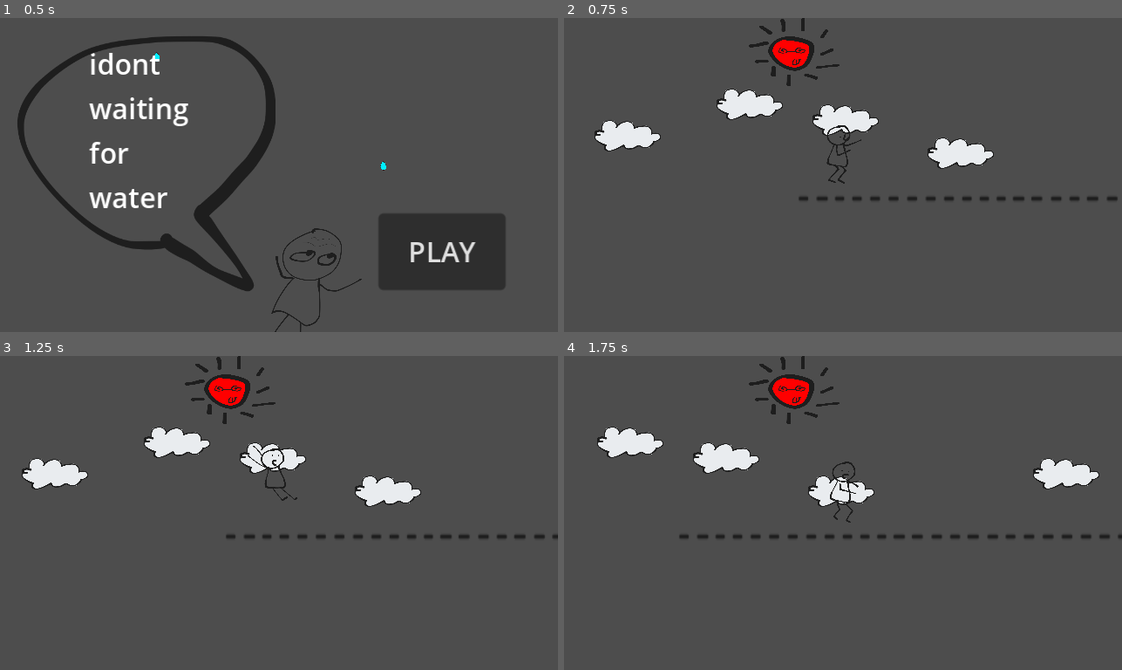
Above: before the commit, frames 1-4 (two rows, left to right).
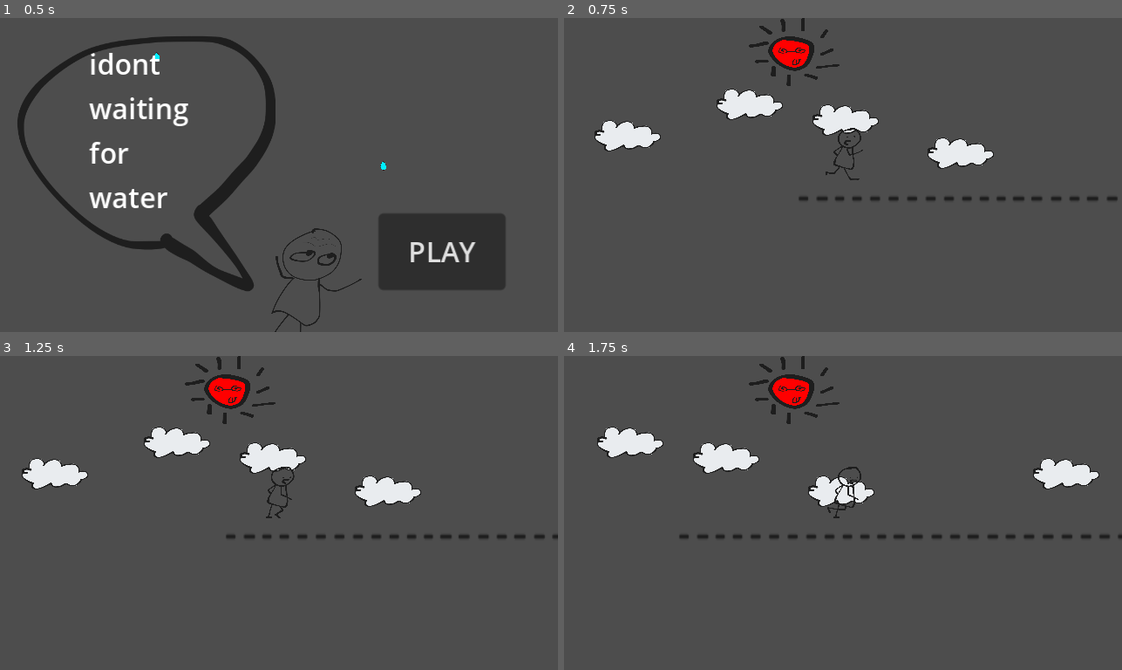
Above: after the commit, the same moments.

Repository: icehongssii/idontwaitingforwater
Game: Godot game, scene res://main.tscn
Two runs of this game, one before a commit and one after it. Both use one fixed random seed, a clock stepped at 60 frames per second and the inputs below.
Inputs:
- Up to frame 1 (0.5 s): no input
- Up to frame 2 (0.75 s): click "PLAY" at 0.5 s
- Up to frame 3 (1.25 s): no input
- Up to frame 4 (1.75 s): tap Enter (ui_accept) at 1.25, 1.52 s; hold Right (ui_right) from 1.28 s (still down)

Frame 1 is identical in both runs. In frame 2, 0.3% of the frame differs, in the area x 46-54%, y 34-53%; in frame 3, 0.3%; in frame 4, 0.3%.

Commit message:
IDWFW-17 Fall 스프라이트 추가

Diff:
--- a/player.tscn
+++ b/player.tscn
@@ -1,14 +1,13 @@
-[gd_scene load_steps=15 format=3 uid="uid://1ru86tiurtxq"]
+[gd_scene load_steps=17 format=3 uid="uid://1ru86tiurtxq"]
 
 [ext_resource type="Script" path="res://player.gd" id="1_r64pk"]
 [ext_resource type="Texture2D" uid="uid://dvg54bqx7drle" path="res://art/player/run/player-run1.excalidraw.svg" id="1_sakkq"]
 [ext_resource type="Texture2D" uid="uid://8ng7odb5yhtl" path="res://art/player/run/player-run2.excalidraw.svg" id="2_ylqup"]
 [ext_resource type="Texture2D" uid="uid://j6oskwq5gsxk" path="res://art/player/run/player-run3.excalidraw.svg" id="3_o8gf2"]
 [ext_resource type="Texture2D" uid="uid://crrw5hc32s5hd" path="res://art/player/run/player-run4.svg" id="4_5u4x6"]
-[ext_resource type="Texture2D" uid="uid://b2wcjuoinfkxi" path="res://art/player/jump/player-jump1.excalidraw.svg" id="6_lucyg"]
-[ext_resource type="Texture2D" uid="uid://c0gojh7wo3k88" path="res://art/player/jump/player-jump2.excalidraw.svg" id="7_3vua2"]
+[ext_resource type="Texture2D" uid="uid://p8mw8kvh00jk" path="res://art/player/fall/player-jump4.excalidraw.svg" id="6_rq8ac"]
+[ext_resource type="Texture2D" uid="uid://b2wcjuoinfkxi" path="res://art/player/player-jump1.excalidraw.svg" id="7_jrsve"]
 [ext_resource type="Texture2D" uid="uid://hy1f5jh0ku14" path="res://art/player/jump/player-jump3.excalidraw.svg" id="8_p7s11"]
-[ext_resource type="Texture2D" uid="uid://p8mw8kvh00jk" path="res://art/player/jump/player-jump4.excalidraw.svg" id="9_lwf0u"]
 
 [sub_resource type="CapsuleShape2D" id="CapsuleShape2D_cvjo8"]
 radius = 157.0
@@ -31,20 +30,25 @@
 }],
 "loop": true,
 "name": &"default",
+"speed": 4.0
+}, {
+"frames": [{
+"duration": 1.0,
+"texture": ExtResource("6_rq8ac")
+}, {
+"duration": 1.0,
+"texture": ExtResource("7_jrsve")
+}],
+"loop": true,
+"name": &"fall",
 "speed": 5.0
 }, {
 "frames": [{
 "duration": 1.0,
-"texture": ExtResource("6_lucyg")
-}, {
-"duration": 1.0,
-"texture": ExtResource("7_3vua2")
+"texture": ExtResource("6_rq8ac")
 }, {
 "duration": 1.0,
 "texture": ExtResource("8_p7s11")
-}, {
-"duration": 1.0,
-"texture": ExtResource("9_lwf0u")
 }],
 "loop": true,
 "name": &"jump",
@@ -62,6 +66,89 @@
 tracks/0/interp = 1
 tracks/0/loop_wrap = true
 tracks/0/keys = {
+"times": PackedFloat32Array(0),
+"transitions": PackedFloat32Array(1),
+"update": 1,
+"values": [&"default"]
+}
+tracks/1/type = "value"
+tracks/1/imported = false
+tracks/1/enabled = true
+tracks/1/path = NodePath("AnimatedSprite2D:frame")
+tracks/1/interp = 1
+tracks/1/loop_wrap = true
+tracks/1/keys = {
+"times": PackedFloat32Array(0, 0.1, 0.2, 0.3),
+"transitions": PackedFloat32Array(1, 1, 1, 1),
+"update": 1,
+"values": [0, 1, 2, 3]
+}
+
+[sub_resource type="Animation" id="Animation_vtymf"]
+length = 0.001
+tracks/0/type = "value"
+tracks/0/imported = false
+tracks/0/enabled = true
+tracks/0/path = NodePath("AnimatedSprite2D:animation")
+tracks/0/interp = 1
+tracks/0/loop_wrap = true
+tracks/0/keys = {
+"times": PackedFloat32Array(0),
+"transitions": PackedFloat32Array(1),
+"update": 1,
+"values": [&"jump"]
+}
+tracks/1/type = "value"
+tracks/1/imported = false
+tracks/1/enabled = true
+tracks/1/path = NodePath("AnimatedSprite2D:frame")
+tracks/1/interp = 1
+tracks/1/loop_wrap = true
+tracks/1/keys = {
+"times": PackedFloat32Array(0),
+"transitions": PackedFloat32Array(1),
+"update": 1,
+"values": [1]
+}
+
+[sub_resource type="Animation" id="Animation_c56hj"]
+resource_name = "Jump"
+loop_mode = 1
+step = 0.3
+tracks/0/type = "value"
+tracks/0/imported = false
+tracks/0/enabled = true
+tracks/0/path = NodePath("AnimatedSprite2D:animation")
+tracks/0/interp = 1
+tracks/0/loop_wrap = true
+tracks/0/keys = {
+"times": PackedFloat32Array(0),
+"transitions": PackedFloat32Array(1),
+"update": 1,
+"values": [&"jump"]
+}
+tracks/1/type = "value"
+tracks/1/imported = false
+tracks/1/enabled = true
+tracks/1/path = NodePath("AnimatedSprite2D:frame")
+tracks/1/interp = 1
+tracks/1/loop_wrap = true
+tracks/1/keys = {
+"times": PackedFloat32Array(0, 0.1, 0.2, 0.3),
+"transitions": PackedFloat32Array(1, 1, 1, 1),
+"update": 1,
+"values": [0, 1, 2, 3]
+}
+
+[sub_resource type="Animation" id="Animation_m2pm0"]
+resource_name = "new_animation"
+tracks/0/type = "value"
+tracks/0/imported = false
+tracks/0/enabled = true
+tracks/0/path = NodePath("AnimatedSprite2D:animation")
+tracks/0/interp = 1
+tracks/0/loop_wrap = true
+tracks/0/keys = {
 "times": PackedFloat32Array(),
 "transitions": PackedFloat32Array(),
 "update": 1,
@@ -74,19 +161,46 @@
 tracks/1/interp = 1
 tracks/1/loop_wrap = true
 tracks/1/keys = {
-"times": PackedFloat32Array(0, 0.1, 0.2, 0.3),
-"transitions": PackedFloat32Array(1, 1, 1, 1),
-"update": 1,
-"values": [0, 1, 2, 3]
-}
-
-[sub_resource type="Animation" id="Animation_c56hj"]
-resource_name = "new_animation"
+"times": PackedFloat32Array(),
+"transitions": PackedFloat32Array(),
+"update": 1,
+"values": []
+}
+
+[sub_resource type="Animation" id="Animation_g1dsi"]
+resource_name = "Fall"
+tracks/0/type = "value"
+tracks/0/imported = false
+tracks/0/enabled = true
+tracks/0/path = NodePath("AnimatedSprite2D:animation")
+tracks/0/interp = 1
+tracks/0/loop_wrap = true
+tracks/0/keys = {
+"times": PackedFloat32Array(0),
+"transitions": PackedFloat32Array(1),
+"update": 1,
+"values": [&"fall"]
+}
+tracks/1/type = "value"
+tracks/1/imported = false
+tracks/1/enabled = true
+tracks/1/path = NodePath("AnimatedSprite2D:frame")
+tracks/1/interp = 1
+tracks/1/loop_wrap = true
+tracks/1/keys = {
+"times": PackedFloat32Array(0, 0.1),
+"transitions": PackedFloat32Array(1, 1),
+"update": 1,
+"values": [0, 1]
+}
 
 [sub_resource type="AnimationLibrary" id="AnimationLibrary_20xsn"]
 _data = {
+"Fall": SubResource("Animation_g1dsi"),
 "Idle": SubResource("Animation_7o85h"),
-"new_animation": SubResource("Animation_c56hj")
+"Jump": SubResource("Animation_c56hj"),
+"RESET": SubResource("Animation_vtymf"),
+"new_animation": SubResource("Animation_m2pm0")
 }
 
 [node name="Player" type="CharacterBody2D"]
@@ -94,14 +208,14 @@
 script = ExtResource("1_r64pk")
 
 [node name="CollisionShape2D" type="CollisionShape2D" parent="."]
-position = Vector2(-2, -243)
+position = Vector2(-10.6667, -449.333)
 shape = SubResource("CapsuleShape2D_cvjo8")
 
 [node name="AnimatedSprite2D" type="AnimatedSprite2D" parent="."]
 position = Vector2(10, -373.333)
 sprite_frames = SubResource("SpriteFrames_c8tj6")
 animation = &"jump"
-frame_progress = 0.569175
+frame = 1
 
 [node name="Camera2D" type="Camera2D" parent="."]
 position = Vector2(-5, -86)
@@ -110,4 +224,4 @@
 libraries = {
 "": SubResource("AnimationLibrary_20xsn")
 }
-autoplay = "new_animation"
+autoplay = "Idle"
Renamed: art/player/jump/player-jump4.excalidraw.svg -> art/player/fall/player-jump4.excalidraw.svg
Not shown, changed: art/player/fall/player-jump4.excalidraw.svg.import
Not shown, removed: art/player/jump/player-jump4.excalidraw.svg.import
Renamed: art/player/jump/player-jump1.excalidraw.svg -> art/player/player-jump1.excalidraw.svg
